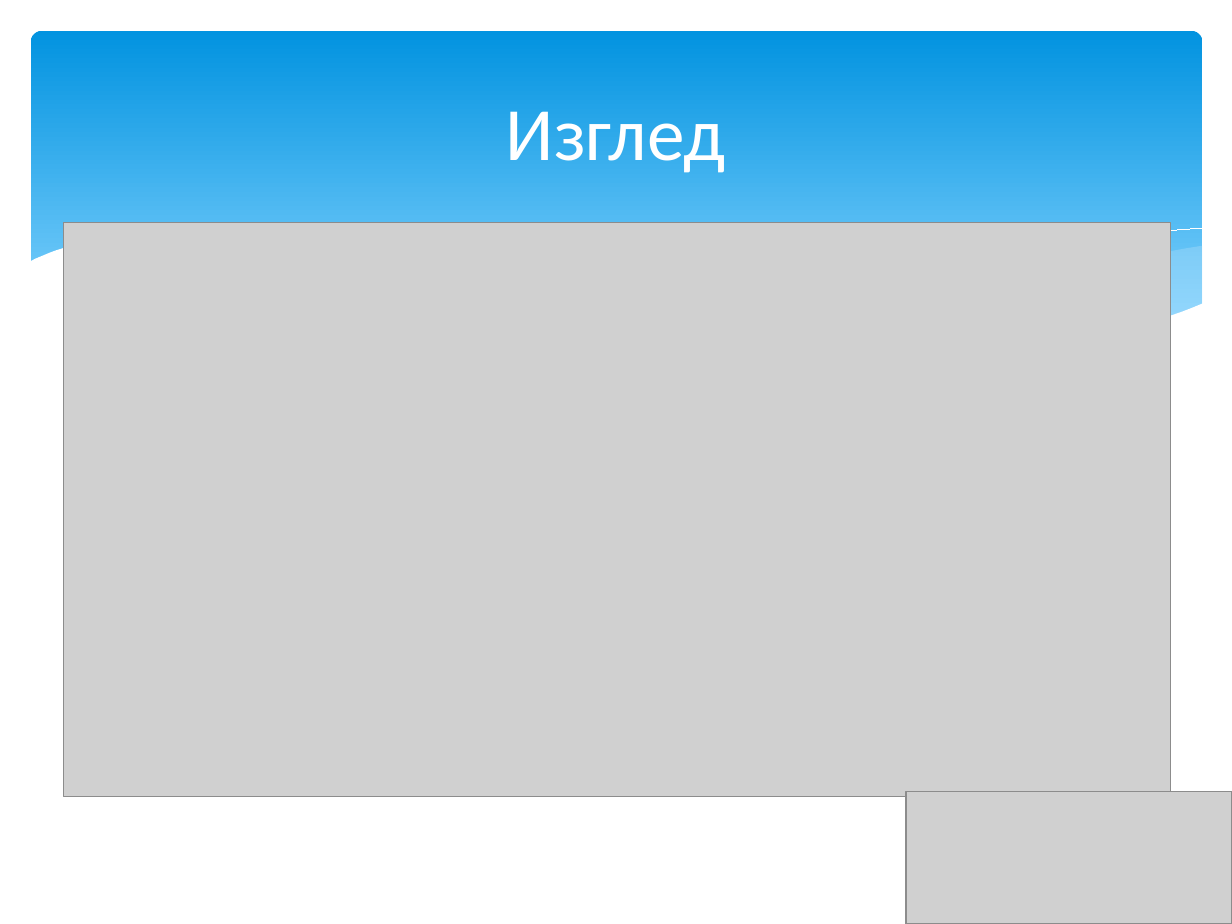
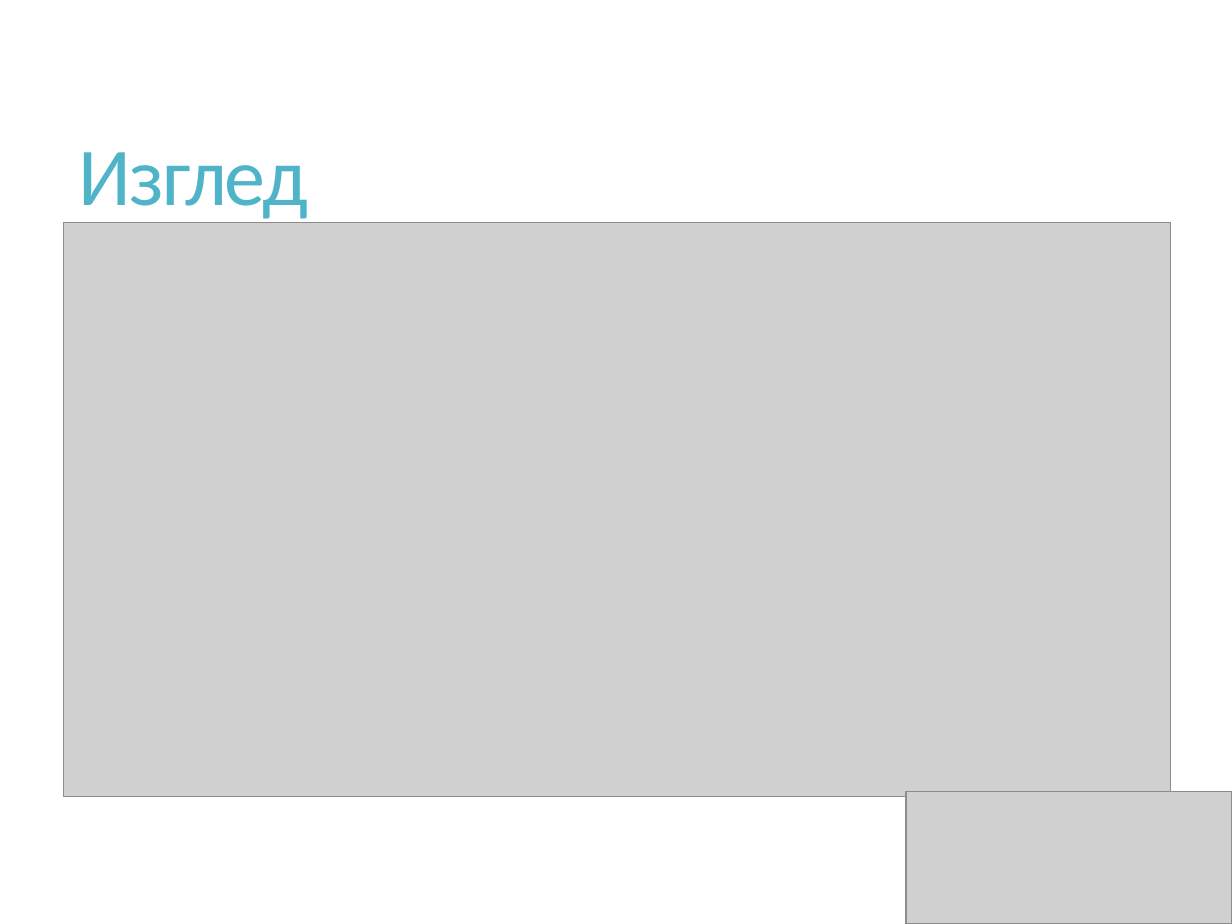
Before and after one commit to zyppyvids/HotelSys, a slide deck: slide 8 of Presentation/HotelSys.pptx. Drawn at 1232x924 pixels with LibreOffice and Linux fonts; fonts in the diff are those of the drawing; grey boxes stand for pictures. Boxes give left, top, right and bottom in pixels: in the first picture for what was removed or moved away, otherwise in the second. Text is boxed around its words. In the diff, an @@ line names an element or a change of style, - is before the commit and + after.

```diff
--- a/Presentation/HotelSys.pptx
+++ b/Presentation/HotelSys.pptx
@@ rounded rectangle removed at (x1=31, y1=31, x2=1202, y2=363) @@
@@ title "Изглед" moved from (x1=506, y1=111, x2=726, y2=173) to (x1=79, y1=152, x2=309, y2=224) @@
@@ title "Изглед" at (x1=79, y1=152, x2=309, y2=224): size 44 to 48 pt, text colour #FFFFFF to #50B4C8, letter spacing 0 to -1.2 pt; alignment centre to left; line spacing 1 to 0.9 @@
@@ freeform shape removed at (x1=28, y1=227, x2=1204, y2=405) @@
@@ freeform shape removed at (x1=755, y1=228, x2=1201, y2=315) @@
@@ freeform shape removed at (x1=814, y1=246, x2=1202, y2=342) @@
```
Also in this commit, not shown: 8 other slides changed, 5 other files.
